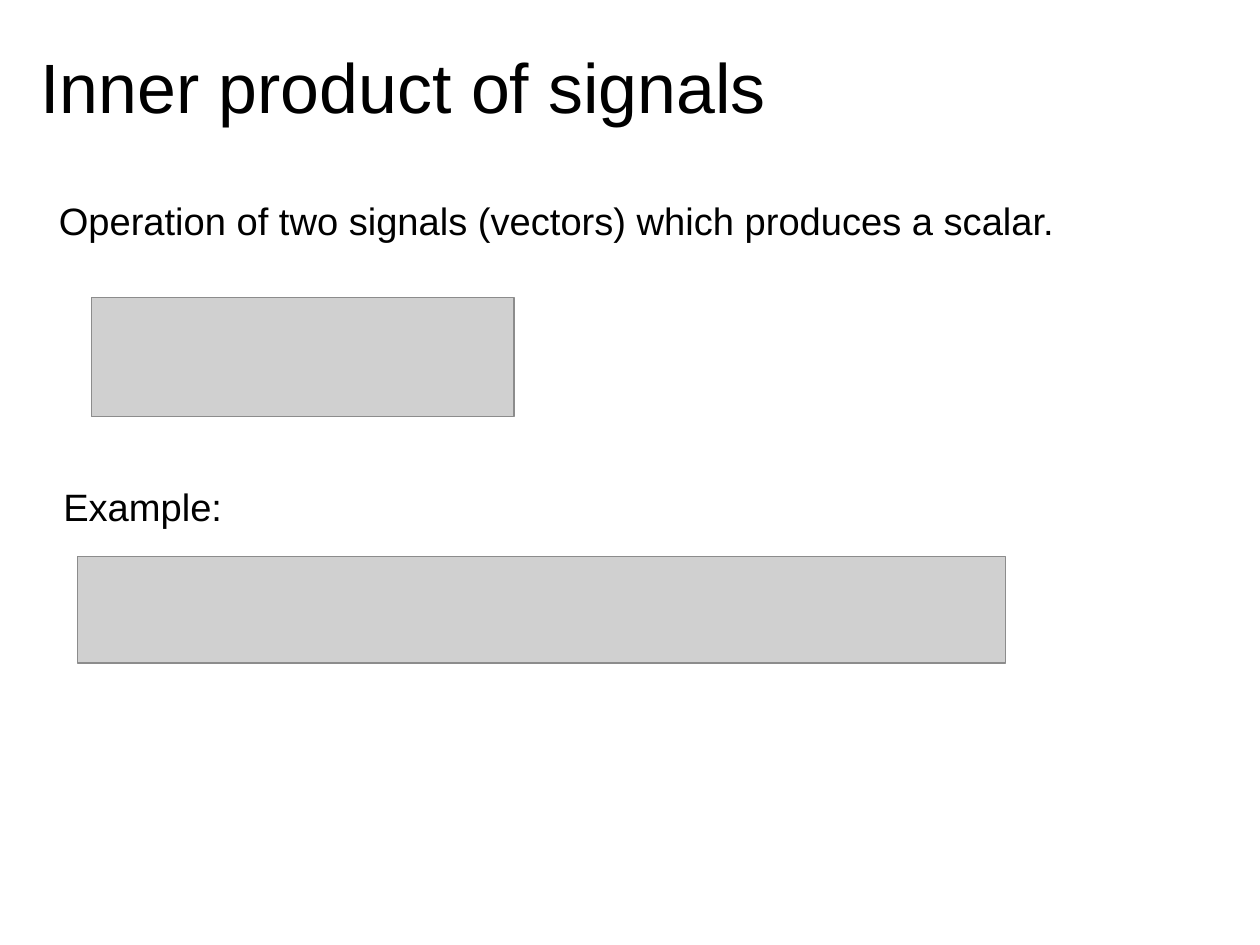
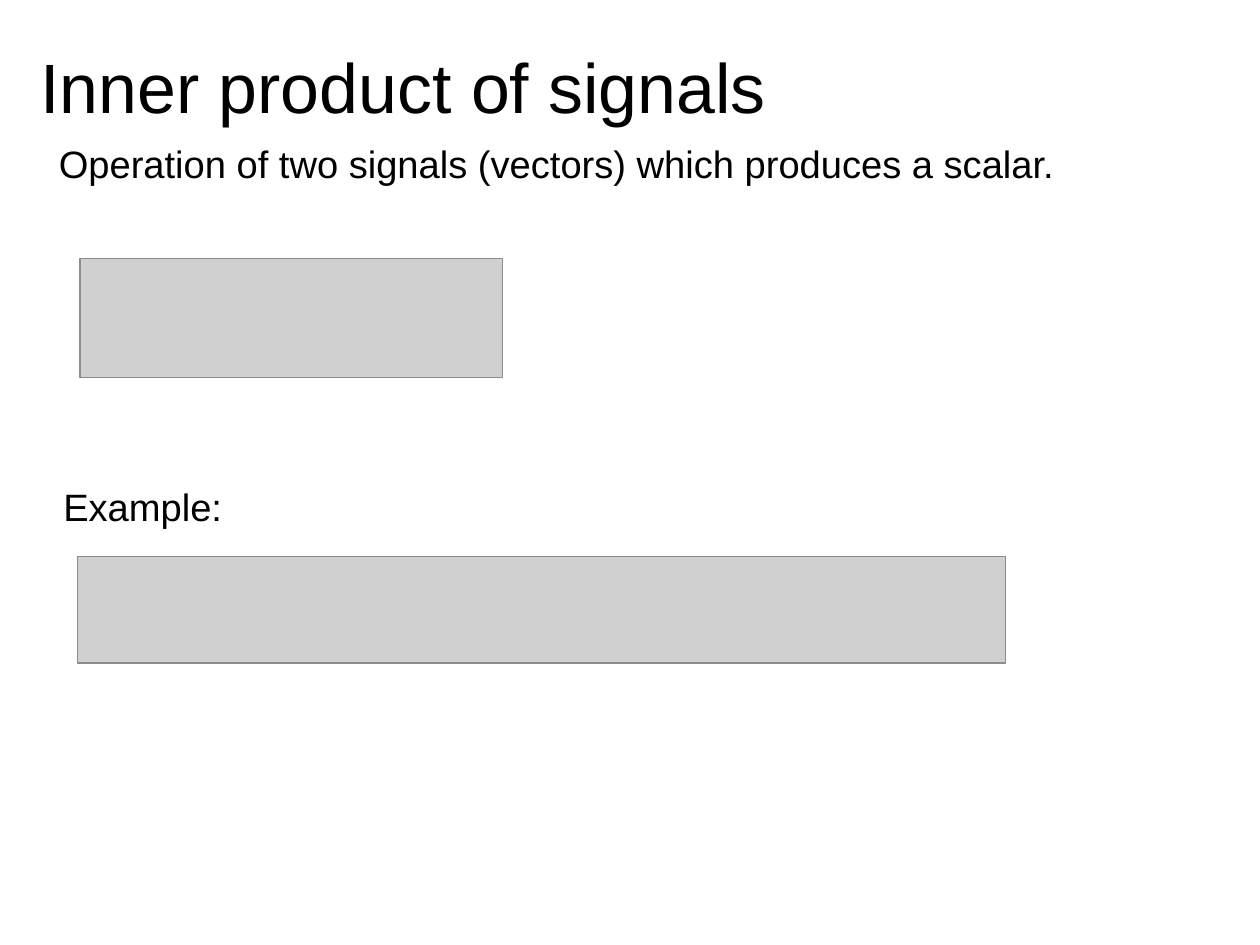
Before and after one commit to MTG/sms-tools, a slide deck: slide 10 of teaching-material/slides/1-Introduction/1-Basic-mathematics.odp. Drawn at 1260x945 pixels with LibreOffice and Linux fonts; fonts in the diff are those of the drawing; grey boxes stand for pictures. Boxes give left, top, right and bottom in pixels: in the first picture for what was removed or moved away, otherwise in the second. Text is boxed around its words. In the diff, an @@ line names an element or a change of style, - is before the commit and + after.

```diff
--- a/teaching-material/slides/1-Introduction/1-Basic-mathematics.odp
+++ b/teaching-material/slides/1-Introduction/1-Basic-mathematics.odp
@@ text "Operation of two signals (vectors) ...": place and size @@
-text "Operation of two signals (vectors) ..." at box(59, 207, 1054, 243)
+text "Operation of two signals (vectors) ..." at box(59, 150, 1054, 186)
@@ picture: place and size @@
-picture at box(91, 297, 515, 416)
+picture at box(80, 258, 503, 377)
```
Also in this commit, not shown: 6 other slides changed, 18 other files.
